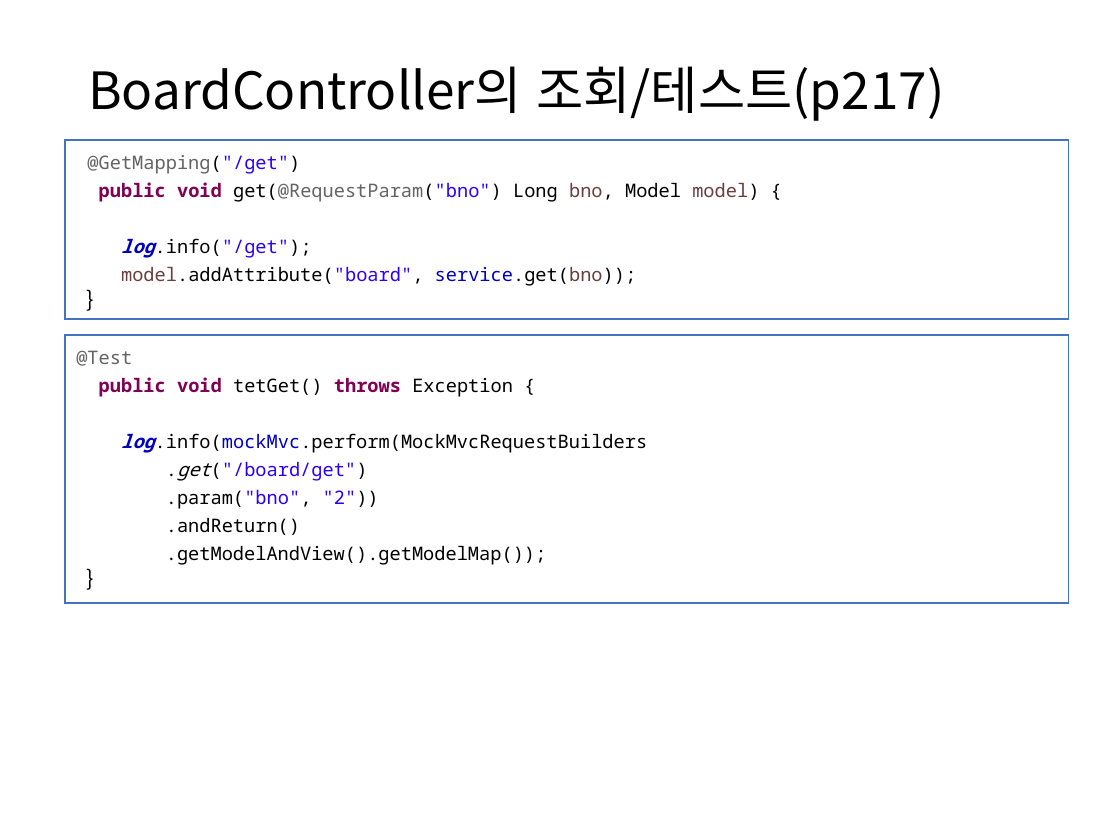
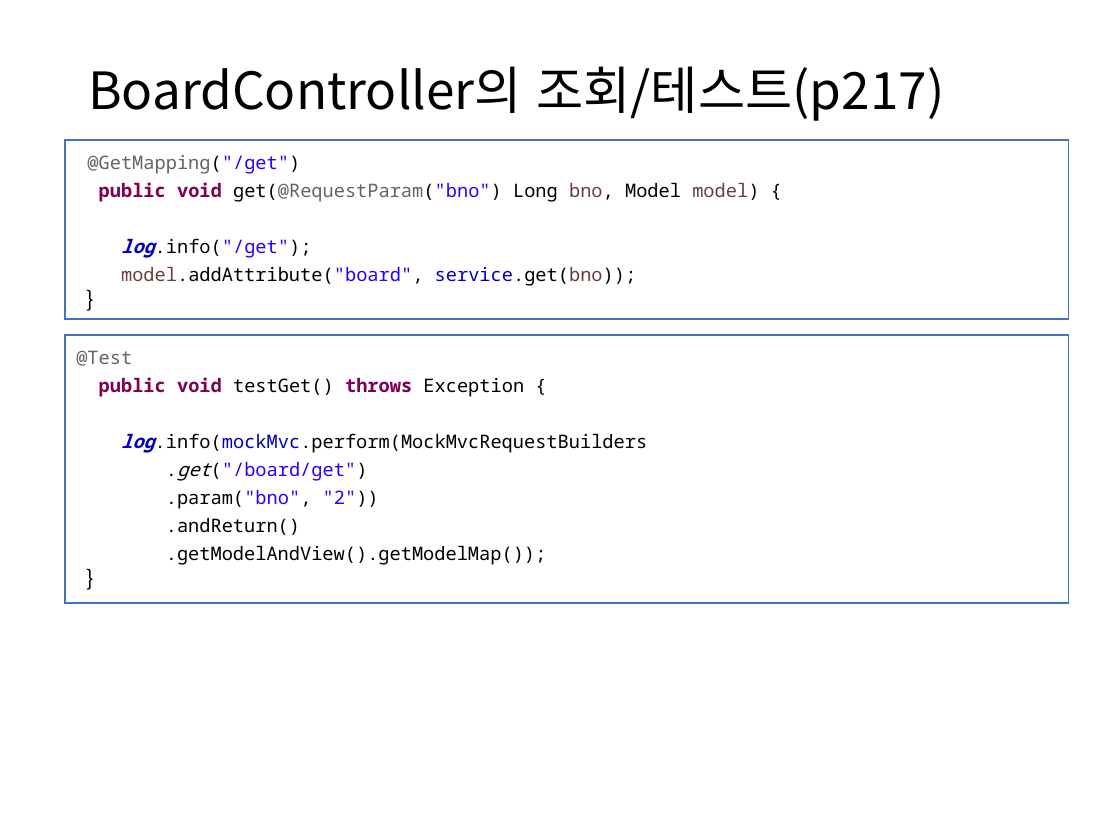
Before and after one commit to itrecipe/Web_Study_ez, a slide deck: slide 51 of spring - 학습자료/PART3.pptx. Drawn at 1120x840 pixels with LibreOffice and Linux fonts; fonts in the diff are those of the drawing. Boxes give left, top, right and bottom in pixels: in the first picture for what was removed or moved away, otherwise in the second. Text is boxed around its words. In the diff, an @@ line names an element or a change of style, - is before the commit and + after.

```diff
--- a/spring - 학습자료/PART3.pptx
+++ b/spring - 학습자료/PART3.pptx
@@ text in rectangle at (99,377,524,397): text changed @@
-public void tetGet() throws Exception {
+public void testGet() throws Exception {
```
Also in this commit, not shown: 2 other slides changed.
